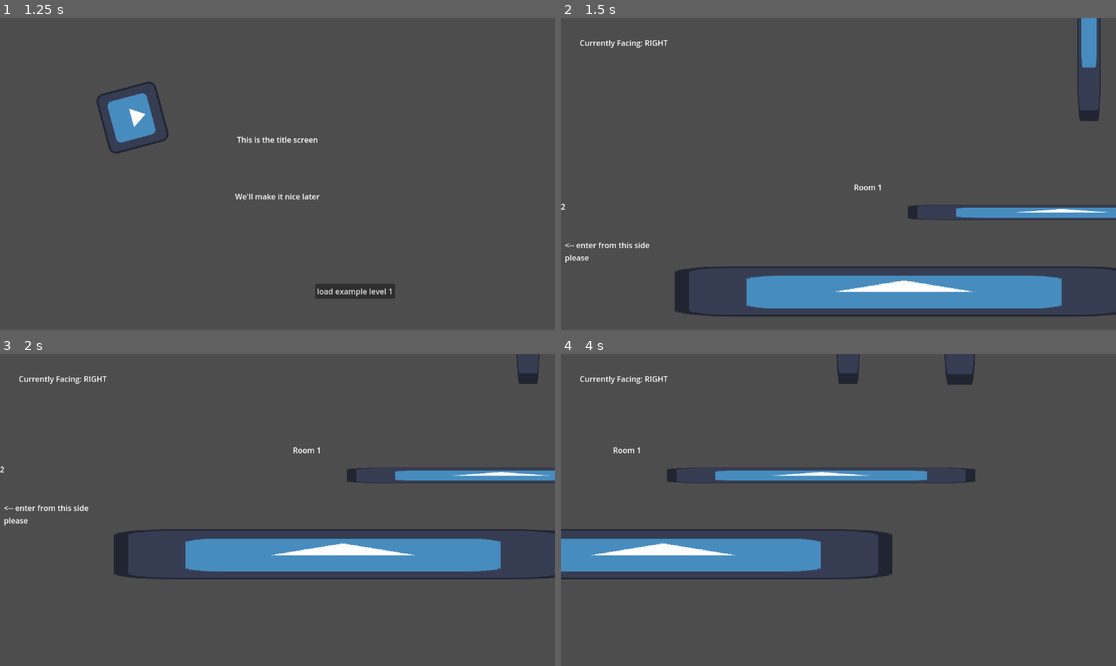
Above: before the commit, frames 1-4 (two rows, left to right).
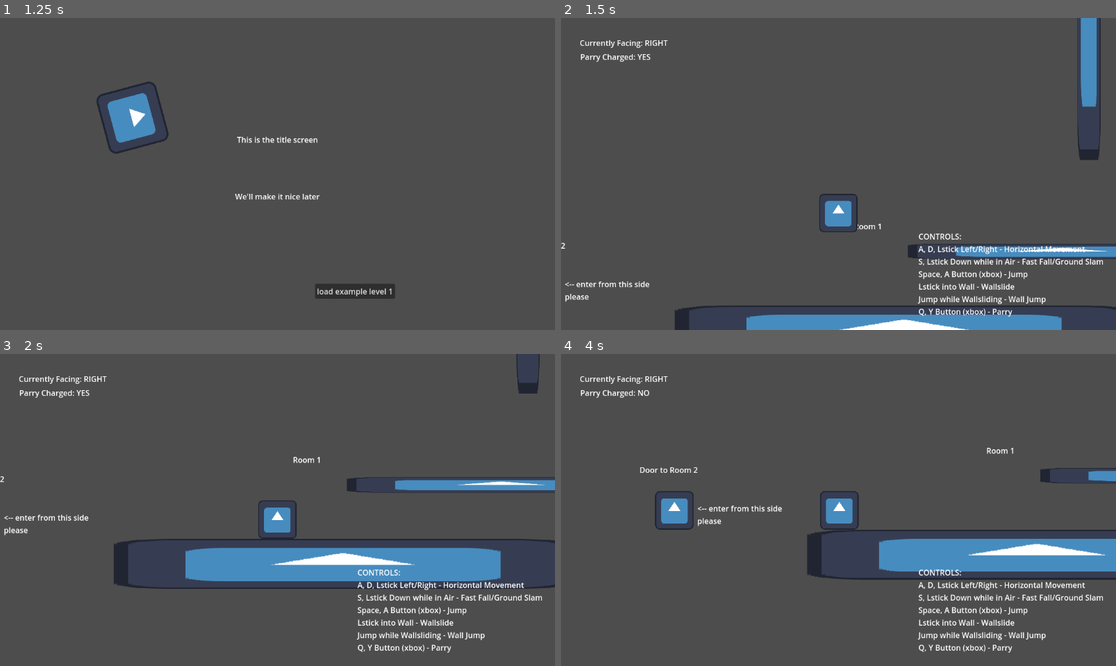
Above: after the commit, the same moments.

Repository: TheMammothManRemastered/Project5
Game: Godot game, scene res://scenes/objects/titlescreen.tscn
Same seed, same stepped clock (60 frames per second), same inputs: the game is played once before the commit and once after it. The engine's default icon, where the game draws it, is replaced by a stand-in: a white triangle on a blue panel in a dark square.
Inputs:
- Up to frame 1 (1.25 s): hold D (player_right) from 0.53 s (still down); tap Q (player_parry) at 0.6 s; tap Space (player_jump) at 0.77 s
- Up to frame 2 (1.5 s): release D (player_right) at 1.25 s; click "load example level 1" at 1.25 s
- Up to frame 3 (2 s): no input
- Up to frame 4 (4 s): hold D (player_right) 2.03-2.78 s; tap Q (player_parry) at 2.1, 2.85, 3.6 s; tap Space (player_jump) at 2.27, 3.77 s; hold A (player_left) 2.78-3.53 s; hold D (player_right) from 3.53 s (still down)

Frame 1 is identical in both runs. In frame 2, 15% of the frame differs, in the area x 0-100%, y 0-100%; in frame 3, 11%; in frame 4, 16%, in the area x 0-100%, y 0-96%.

Commit message:
tweaked movement a bit more, added a parry

Diff:
--- a/scenes/objects/hud.tscn
+++ b/scenes/objects/hud.tscn
@@ -11,3 +11,23 @@
 offset_right = 209.0
 offset_bottom = 66.0
 text = "Currently Facing: LEFT"
+
+[node name="Label2" type="Label" parent="."]
+offset_left = 40.0
+offset_top = 69.0
+offset_right = 187.0
+offset_bottom = 95.0
+text = "Parry Charged: YES"
+
+[node name="Label3" type="Label" parent="."]
+offset_left = 742.0
+offset_top = 442.0
+offset_right = 1126.0
+offset_bottom = 624.0
+text = "CONTROLS:
+A, D, Lstick Left/Right - Horizontal Movement
+S, Lstick Down while in Air - Fast Fall/Ground Slam
+Space, A Button (xbox) - Jump
+Lstick into Wall - Wallslide
+Jump while Wallsliding - Wall Jump
+Q, Y Button (xbox) - Parry"
--- a/scenes/objects/parry.tscn
+++ b/scenes/objects/parry.tscn
@@ -1,3 +1,34 @@
-[gd_scene format=3 uid="uid://bhf4rhc81dacj"]
+[gd_scene load_steps=4 format=3 uid="uid://bhf4rhc81dacj"]
 
-[node name="parry" type="Node2D"]
+[ext_resource type="Script" path="res://scripts/parry.gd" id="1_dp7ma"]
+[ext_resource type="Texture2D" uid="uid://b5pcxngjhr0ob" path="res://assets/roundcircle.png" id="2_nu0k2"]
+
+[sub_resource type="CircleShape2D" id="CircleShape2D_yqtjl"]
+radius = 57.1402
+
+[node name="Parry" type="Area2D"]
+collision_layer = 256
+collision_mask = 65536
+script = ExtResource("1_dp7ma")
+
+[node name="CollisionShape2D" type="CollisionShape2D" parent="."]
+shape = SubResource("CircleShape2D_yqtjl")
+
+[node name="ActiveTimer" type="Timer" parent="."]
+wait_time = 0.3
+one_shot = true
+autostart = true
+
+[node name="DespawnTimer" type="Timer" parent="."]
+one_shot = true
+autostart = true
+
+[node name="Sprite" type="Sprite2D" parent="."]
+position = Vector2(3.05176e-05, 0)
+scale = Vector2(0.075, 0.075)
+texture = ExtResource("2_nu0k2")
+
+[connection signal="area_entered" from="." to="." method="on_melee_attack"]
+[connection signal="body_entered" from="." to="." method="on_bullet"]
+[connection signal="timeout" from="ActiveTimer" to="." method="_on_active_timer_timeout"]
+[connection signal="timeout" from="DespawnTimer" to="." method="_on_despawn_timer_timeout"]
--- a/scenes/objects/player.tscn
+++ b/scenes/objects/player.tscn
@@ -71,12 +71,14 @@
 [node name="AnimatedSprite2D" type="AnimatedSprite2D" parent="."]
 scale = Vector2(0.625, 0.625)
 sprite_frames = SubResource("SpriteFrames_3sxq0")
-animation = &"land"
+animation = &"idle"
+autoplay = "idle"
 
 [node name="CollisionShape2D" type="CollisionShape2D" parent="."]
 shape = SubResource("RectangleShape2D_cxd0g")
 
 [node name="Camera2D" type="Camera2D" parent="."]
+position_smoothing_enabled = true
 
 [node name="HUD" parent="." instance=ExtResource("3_0snnm")]
 
@@ -87,3 +89,6 @@
 [node name="LeftWallCast" type="RayCast2D" parent="."]
 target_position = Vector2(-48, 0)
 hit_from_inside = true
+
+[node name="ParrySpawn" type="Node2D" parent="."]
+position = Vector2(18, 0)
--- a/scenes/objects/sword.tscn
+++ b/scenes/objects/sword.tscn
@@ -1,3 +1,3 @@
 [gd_scene format=3 uid="uid://t5qlhj4wa7ce"]
 
-[node name="sword" type="Node2D"]
+[node name="Sword" type="Node2D"]
--- a/scripts/hud.gd
+++ b/scripts/hud.gd
@@ -8,3 +8,4 @@
 # Called every frame. 'delta' is the elapsed time since the previous frame.
 func _process(delta):
 	$Label.text = "Currently Facing: " + ("LEFT" if (LevelManager.player.curr_facing == -1) else "RIGHT")
+	$Label2.text = "Parry Charged: " + ("NO" if LevelManager.player.is_parrying else "YES")
--- /dev/null
+++ b/scripts/parry.gd
@@ -0,0 +1,21 @@
+extends Area2D
+
+signal parry_inactive
+signal parry_despawn
+signal melee_blocked(melee)
+signal bullet_blocked(bullet)
+
+func _on_active_timer_timeout():
+	$Sprite.queue_free()
+	$CollisionShape2D.disabled = true
+	parry_inactive.emit()
+
+func _on_despawn_timer_timeout():
+	parry_despawn.emit()
+	queue_free()
+
+func on_melee_attack(area):
+	melee_blocked.emit(area)
+
+func on_bullet(body):
+	bullet_blocked.emit(body)
--- a/scripts/player.gd
+++ b/scripts/player.gd
@@ -17,6 +17,9 @@
 const WALL_SLIDE_SPEEDCAP = 280
 const MAX_JUMPS = 2
 const FAST_FALL_FACTOR = 8
+const PARRY_SCENE = preload("res://scenes/objects/parry.tscn")
+const SWORD_SCENE = preload("res://scenes/objects/sword.tscn")
+const PARRY_MULT = 0.1
 
 enum facing_t {
 	LEFT = -1,
@@ -42,6 +45,8 @@
 var gravity : float = ProjectSettings.get_setting("physics/2d/default_gravity")
 var curr_jumps : int = MAX_JUMPS
 var curr_action : character_action_t = character_action_t.IDLE
+var is_parrying : bool = false
+var use_parry_mult : bool = false
 
 # constant 60 fps call rate, delta is constant
 func _physics_process(delta):
@@ -51,15 +56,49 @@
 	var jump_held = Input.is_action_pressed("player_jump")
 	var parry_pressed = Input.is_action_just_pressed("player_parry")
 
+	# get facing
+	curr_facing = facing_t.RIGHT if x_axis >= 0.1 else curr_facing
+	curr_facing = facing_t.LEFT if x_axis <= -0.1 else curr_facing
+
 	enhanced_movement(delta, x_axis, y_axis, jump_pressed, jump_held, parry_pressed)
 
+	velocity.x *= PARRY_MULT if use_parry_mult else 1
+	velocity.y *= PARRY_MULT if use_parry_mult else 1
+
+	if (parry_pressed):
+		try_parry()
+
 	move_and_slide()
 
-# movement
+# attempts to spawn a parry if possible
+func try_parry():
+	if is_parrying:
+		return
+	if ($ParrySpawn.position.x > 0 and curr_facing == facing_t.LEFT) or ($ParrySpawn.position.x < 0 and curr_facing == facing_t.RIGHT):
+		$ParrySpawn.position.x *= -1
+	var parry = PARRY_SCENE.instantiate()
+	$ParrySpawn.add_child(parry)
+	parry.parry_despawn.connect(_on_parry_despawn)
+	parry.parry_inactive.connect(_on_parry_inactive)
+	parry.melee_blocked.connect(_on_melee_parried)
+	parry.bullet_blocked.connect(_on_bullet_parried)
+	is_parrying = true
+	use_parry_mult = true
+
+func _on_parry_despawn():
+	is_parrying = false
+
+func _on_parry_inactive():
+	use_parry_mult = false
+
+func _on_melee_parried(melee):
+	pass
+
+func _on_bullet_parried(bullet):
+	pass
+
+# main movement processor
 func enhanced_movement(delta, x_axis : float, y_axis : float, jump_pressed : bool, jump_held : bool, parry_pressed : bool):
-	# get facing
-	curr_facing = facing_t.RIGHT if x_axis >= 0 else facing_t.LEFT
-
 	# process base movement
 	var gravity_factor = 1
 	if (is_on_floor()):
@@ -96,6 +135,7 @@
 	if (is_on_wall_via_raycast() and velocity.y > WALL_SLIDE_SPEEDCAP and is_facing_into_colliding_wall(x_axis)):
 		velocity.y = WALL_SLIDE_SPEEDCAP
 
+# horizontal movement on the ground
 func em_grounded_movement(x_axis : float):
 	const DASH_THRESH = 0.8
 	const DEADZONE = 0.1
@@ -116,6 +156,7 @@
 	if (absf(velocity.x) > cap):
 		velocity.x = cap * curr_facing
 
+# horizontal movement in the air and fastfall. returns a number to be used as a gravity multiplier
 func em_air_movement(x_axis : float, y_axis : float):
 	# move horizontally as usual
 	# if the y axis is above the threshold, return a multiplier to be used for fastfall
@@ -135,12 +176,14 @@
 		return FAST_FALL_FACTOR
 	return 1
 
+# jump and double jump
 func em_jump():
 	jumptime = 0
 	curr_jumps -= 1
 
 	velocity.y = JUMP_VELOCITY
 
+# uses the player scene's raycasts to emulate is_on_wall and is_only_on_wall
 func is_on_wall_via_raycast(only_wall = false):
 	# this is necessary at all bc we can bounce off the wall for like a frame
 	# this is enough to make is_on_wall fail
@@ -154,12 +197,14 @@
 	else:
 		return on_wall
 
+# used in walljumping
 func is_facing_into_colliding_wall(x_axis):
 	if (not is_on_wall_via_raycast()):
 		return false
 	var wall_direction = facing_t.LEFT if $RightWallCast.is_colliding() else facing_t.RIGHT
 	return wall_direction != curr_facing and x_axis != 0
 
+# walljump processing
 func em_walljump():
 	velocity = WALLJUMP_VECTOR
 	velocity.x *= -1 * curr_facing
Binary file added: assets/roundcircle.png
Not shown, added: assets/roundcircle.png.import
